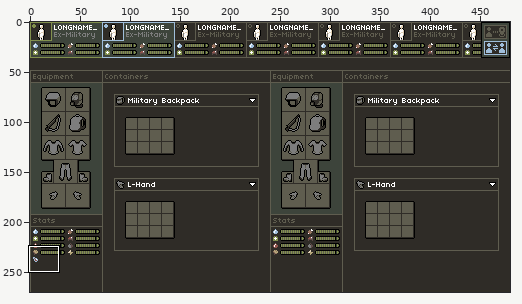
One commit to this pixel-art file: Resources/Aseprite/ui_mockup.aseprite. The first picture is a wide view before the edit; the outline marks the close-up.
Close-up. Before the commit:
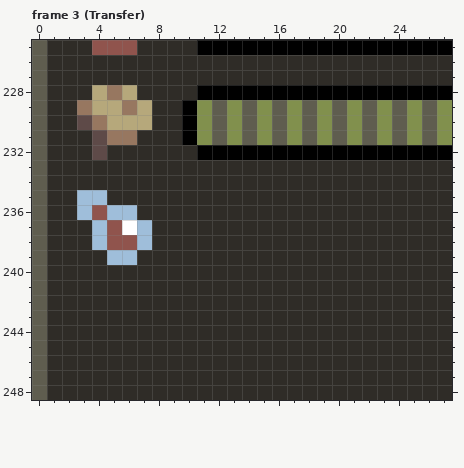
480x270 pixels, 5 frames. Shown: frame 3 (Transfer): x 0..27, y 225..248. The commit also changed other frames or places, which this record leaves out.
Once edited:
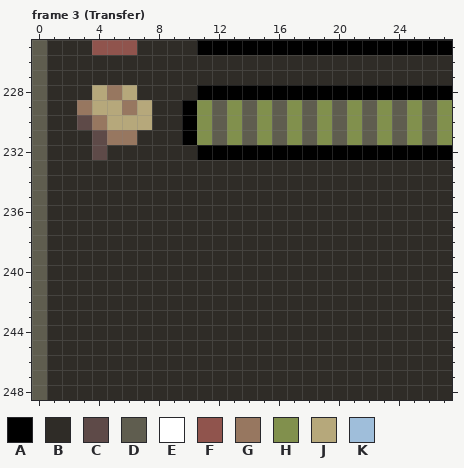
Palette (. is transparent): A #000000  B #2f2c27  C #5e4a48  D #5f5d4f  E #ffffff  F #90544d  G #977760  H #81904d  J #b6a87b  K #9fbeda
Edits made:
Changed rows in their new state; - is an unchanged pixel.
Frame 3 (Transfer), layer "ui/ui_element":
first column x 3:
235 BB---
236 BBBB-
237 -BBBB
238 -BBBB
239 --BB-
